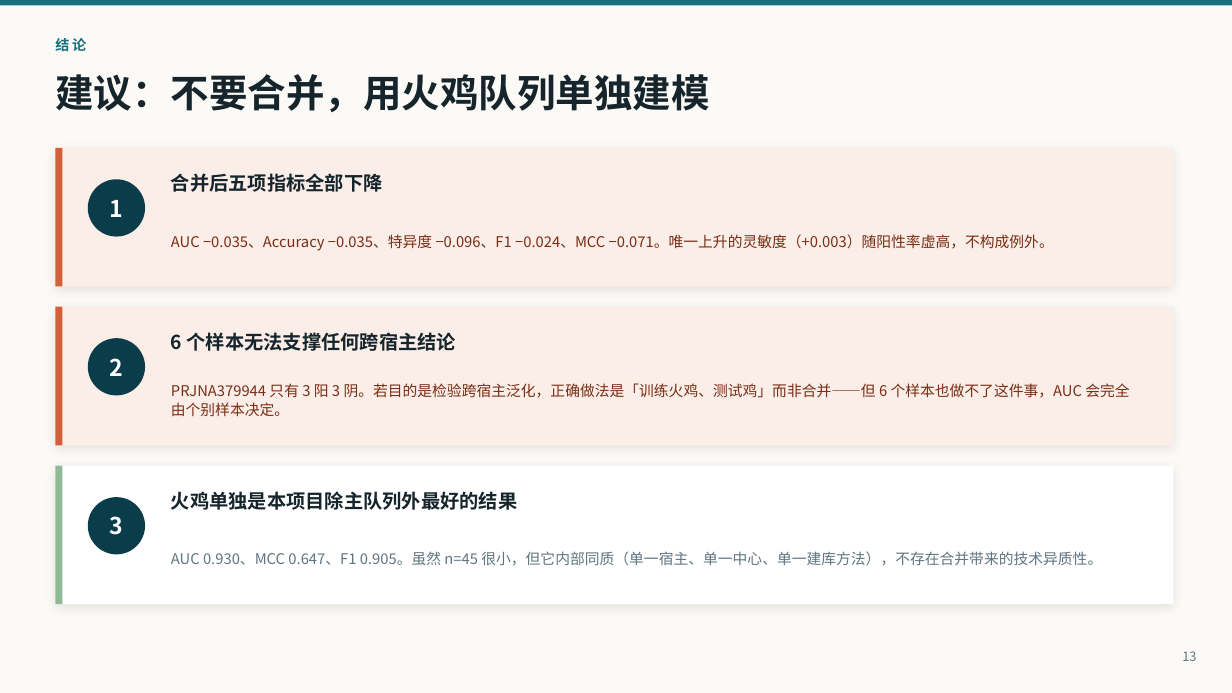
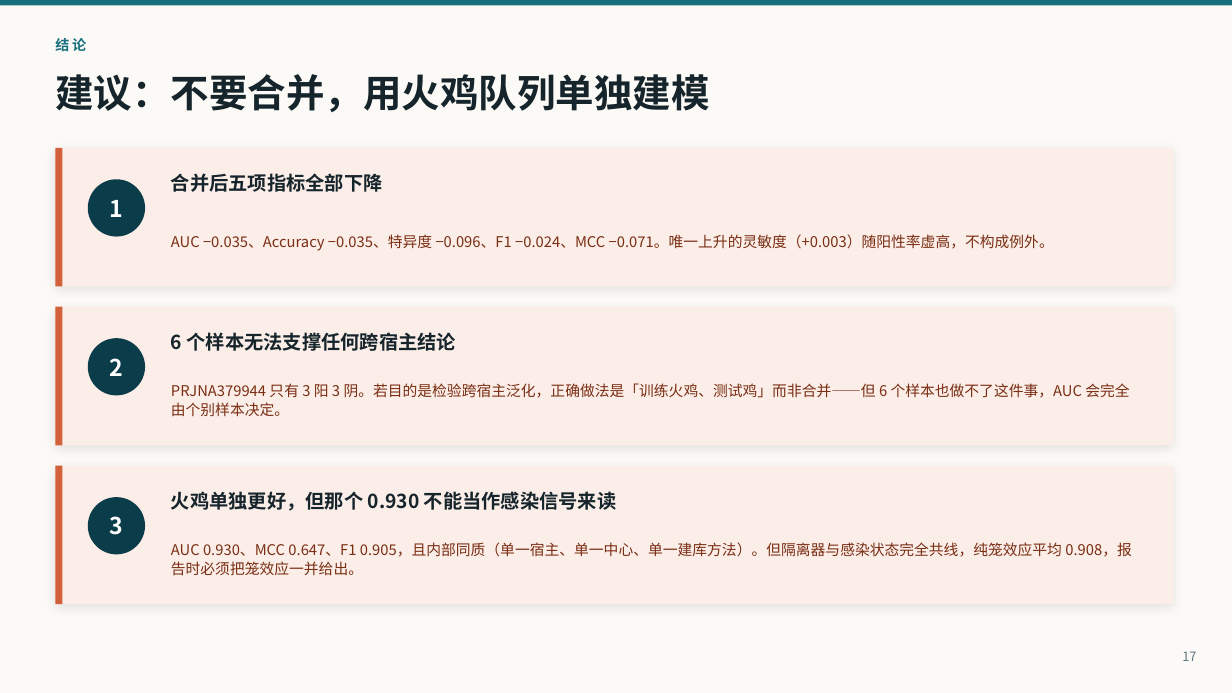
Before and after one commit to pengsihua2023/Christina-machine-learning-project, a slide deck: slide 17 of slides/Poultry_Cohort_Results_ZH.pptx (slide 13 before the commit). Drawn at 1232x693 pixels with LibreOffice and Linux fonts; fonts in the diff are those of the drawing. Boxes give left, top, right and bottom in pixels: in the first picture for what was removed or moved away, otherwise in the second. Text is boxed around its words. In the diff, an @@ line names an element or a change of style, - is before the commit and + after.

```diff
--- a/slides/Poultry_Cohort_Results_ZH.pptx
+++ b/slides/Poultry_Cohort_Results_ZH.pptx
@@ rectangle at (x1=55, y1=466, x2=1174, y2=604): fill #FFFFFF to #FBEDE7 @@
@@ rectangle at (x1=55, y1=466, x2=62, y2=604): fill #8FB996 to #D2603A @@
@@ text at (x1=171, y1=491, x2=616, y2=511): text changed @@
-火鸡单独是本项目除主队列外最好的结果
+火鸡单独更好，但那个 0.930 不能当作感染信号来读
@@ text at (x1=171, y1=542, x2=1131, y2=576): text changed; text colour #5F7580 to #7A2E14 @@
-AUC 0.930、MCC 0.647、F1 0.905。虽然 n=45 很小，但它内部同质（单一宿主、单一中心、单一建库方法），不存在合并带来的技术异质性。
+AUC 0.930、MCC 0.647、F1 0.905，且内部同质（单一宿主、单一中心、单一建库方法）。但隔离器与感染状态完全共线，纯笼效应平均 0.908，报告时必须把笼效应一并给出。
@@ text at (x1=1182, y1=651, x2=1196, y2=661): text changed @@
-13
+17
```
Also in this commit, not shown: 4 other slides changed, 4 slides added, 2 other files.
